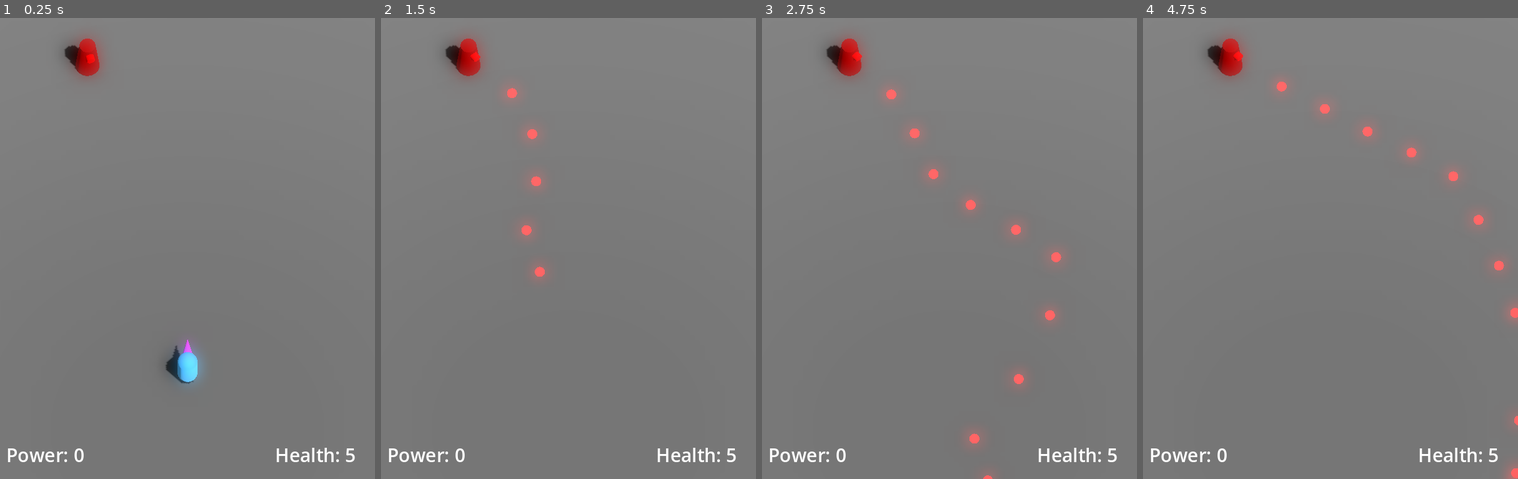
Above: before the commit, frames 1-4 (left to right).
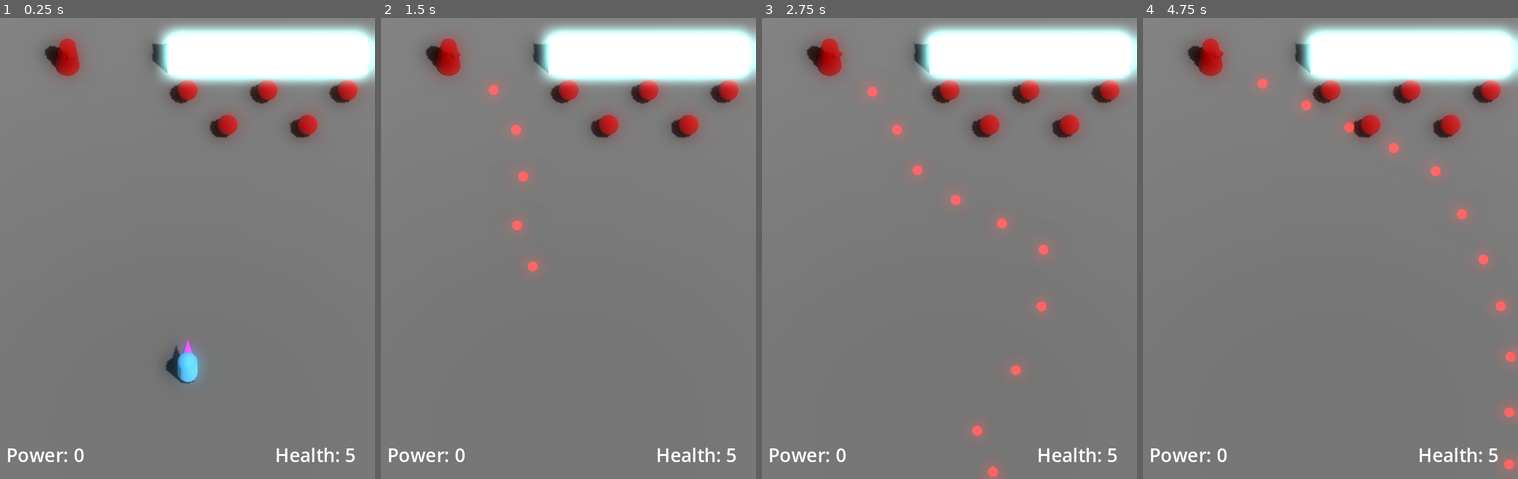
Above: after the commit, the same moments.

Repository: JackEvans24/bullet-absorb
Game: Godot game, scene res://scenes/main.tscn
Two runs of this game, one before a commit and one after it. Both use one fixed random seed, a clock stepped at 60 frames per second and the inputs below.
Inputs:
- Up to frame 1 (0.25 s): no input
- Up to frame 2 (1.5 s): hold Right (move_right) 0.53-1.28 s; hold J (fire) 0.53-1.28 s; hold Down (move_back) from 1.28 s (still down); tap K (absorb) at 1.35 s
- Up to frame 3 (2.75 s): tap J (fire) at 1.55 s; release Down (move_back) at 2.03 s; hold Right (move_right) from 2.03 s (still down); hold J (fire) from 2.03 s (still down)
- Up to frame 4 (4.75 s): release Right (move_right) at 2.78 s; release J (fire) at 2.78 s; hold Up (move_forward) 2.78-3.53 s; tap J (fire) at 2.85, 3.8, 4.35 s; hold K (absorb) 3.53-4.28 s; hold Left (move_left) from 3.53 s (still down)

The runs differ from the first frame. In frame 1, 9.8% of the frame differs, in the area x 11-100%, y 1-27%; in frame 2, 10%; in frame 3, 11%; in frame 4, 11%, in the area x 11-100%, y 1-100%.

Commit message:
feat: reparent turret to enemy type

Diff:
--- a/materials/turret_gun.tres
+++ /dev/null
@@ -1,8 +0,0 @@
-[gd_resource type="StandardMaterial3D" format=3 uid="uid://detsid8q81d1o"]
-
-[resource]
-albedo_color = Color(1, 0.07, 0.07, 1)
-metallic_specular = 0.0
-emission = Color(0.82, 0.082, 0.082, 1)
-emission_energy_multiplier = 4.0
-grow_amount = -1.055
--- a/prefabs/enemies/enemy.tscn
+++ b/prefabs/enemies/enemy.tscn
@@ -3,13 +3,13 @@
 [ext_resource type="Script" path="res://scripts/enemies/enemy.gd" id="1_wjmkf"]
 [ext_resource type="PackedScene" uid="uid://cjvpl2fcwu246" path="res://prefabs/hurt_particles.tscn" id="2_e8cc4"]
 [ext_resource type="Script" path="res://scripts/player/health.gd" id="2_pjhvc"]
-[ext_resource type="Material" uid="uid://jxq13s8vw71v" path="res://materials/turret_body.tres" id="3_akd7l"]
 [ext_resource type="Script" path="res://scripts/knockback.gd" id="4_0se3r"]
+[ext_resource type="Material" uid="uid://jxq13s8vw71v" path="res://materials/enemy_body.tres" id="5_d48ya"]
 
 [sub_resource type="SphereShape3D" id="SphereShape3D_64qd1"]
 
 [sub_resource type="SphereMesh" id="SphereMesh_jkita"]
-material = ExtResource("3_akd7l")
+material = ExtResource("5_d48ya")
 
 [sub_resource type="SphereShape3D" id="SphereShape3D_vhdor"]
 radius = 0.45
--- /dev/null
+++ b/prefabs/enemies/turret.tscn
@@ -0,0 +1,48 @@
+[gd_scene load_steps=8 format=3 uid="uid://wfijrpbc1nxm"]
+
+[ext_resource type="PackedScene" uid="uid://c3ytmjd7pe4pg" path="res://prefabs/enemies/enemy.tscn" id="1_rkpaq"]
+[ext_resource type="Script" path="res://scripts/enemies/turret.gd" id="2_2ldd0"]
+[ext_resource type="Material" uid="uid://jxq13s8vw71v" path="res://materials/enemy_body.tres" id="2_bqylj"]
+[ext_resource type="PackedScene" uid="uid://coogevjwgwbft" path="res://prefabs/bullets/default_enemy_bullet.tscn" id="3_cdiyw"]
+
+[sub_resource type="CylinderMesh" id="CylinderMesh_wys4c"]
+material = ExtResource("2_bqylj")
+top_radius = 0.4
+bottom_radius = 0.6
+
+[sub_resource type="CylinderMesh" id="CylinderMesh_uh4qt"]
+material = ExtResource("2_bqylj")
+top_radius = 0.2
+bottom_radius = 0.2
+height = 0.4
+
+[sub_resource type="CylinderShape3D" id="CylinderShape3D_0wps2"]
+radius = 0.6
+
+[node name="Turret" instance=ExtResource("1_rkpaq")]
+script = ExtResource("2_2ldd0")
+bullet_scene = ExtResource("3_cdiyw")
+
+[node name="Health" parent="." index="0"]
+starting_health = 1.0
+
+[node name="Knockback" parent="." index="1"]
+knockback_power = 0.0
+
+[node name="Body" parent="Pivot" index="0"]
+mesh = SubResource("CylinderMesh_wys4c")
+
+[node name="Gun" type="MeshInstance3D" parent="Pivot" index="1"]
+transform = Transform3D(1, 0, 0, 0, -4.37114e-08, -1, 0, 1, -4.37114e-08, 0, 0.8, -0.5)
+layers = 4
+mesh = SubResource("CylinderMesh_uh4qt")
+
+[node name="FirePoint" type="Node3D" parent="Pivot" index="2"]
+transform = Transform3D(1, 0, 0, 0, 1, 0, 0, 0, 1, 0, 0.8, -1)
+
+[node name="Collider" parent="." index="4"]
+shape = SubResource("CylinderShape3D_0wps2")
+
+[node name="FireTimer" type="Timer" parent="." index="5"]
+wait_time = 0.25
+autostart = true
--- a/prefabs/hurt_particles.tscn
+++ b/prefabs/hurt_particles.tscn
@@ -1,6 +1,6 @@
 [gd_scene load_steps=7 format=3 uid="uid://cjvpl2fcwu246"]
 
-[ext_resource type="Material" uid="uid://jxq13s8vw71v" path="res://materials/turret_body.tres" id="1_0jiqj"]
+[ext_resource type="Material" uid="uid://jxq13s8vw71v" path="res://materials/enemy_body.tres" id="1_yf8ed"]
 [ext_resource type="Script" path="res://scripts/hurt_particles.gd" id="2_kqr2q"]
 
 [sub_resource type="Curve" id="Curve_jenfi"]
@@ -18,7 +18,7 @@
 scale_curve = SubResource("CurveTexture_dceoy")
 
 [sub_resource type="SphereMesh" id="SphereMesh_fhla8"]
-material = ExtResource("1_0jiqj")
+material = ExtResource("1_yf8ed")
 radius = 0.1
 height = 0.2
 
--- a/prefabs/turret.tscn
+++ /dev/null
@@ -1,42 +0,0 @@
-[gd_scene load_steps=7 format=3 uid="uid://bj8n5y46nf5wq"]
-
-[ext_resource type="Script" path="res://scripts/turret.gd" id="1_scne1"]
-[ext_resource type="PackedScene" uid="uid://coogevjwgwbft" path="res://prefabs/bullets/default_enemy_bullet.tscn" id="2_1b4l3"]
-[ext_resource type="Material" uid="uid://jxq13s8vw71v" path="res://materials/turret_body.tres" id="2_lg5m1"]
-[ext_resource type="Material" uid="uid://detsid8q81d1o" path="res://materials/turret_gun.tres" id="3_72na1"]
-
-[sub_resource type="CylinderMesh" id="CylinderMesh_wys4c"]
-material = ExtResource("2_lg5m1")
-top_radius = 0.4
-bottom_radius = 0.6
-
-[sub_resource type="CylinderMesh" id="CylinderMesh_3e3gi"]
-material = ExtResource("3_72na1")
-top_radius = 0.2
-bottom_radius = 0.2
-height = 0.4
-
-[node name="Turret" type="Node3D"]
-script = ExtResource("1_scne1")
-bullet_scene = ExtResource("2_1b4l3")
-
-[node name="Pivot" type="Node3D" parent="."]
-
-[node name="Body" type="MeshInstance3D" parent="Pivot"]
-transform = Transform3D(1, 0, 0, 0, 1, 0, 0, 0, 1, 0, 1, 0)
-mesh = SubResource("CylinderMesh_wys4c")
-skeleton = NodePath("../..")
-
-[node name="Gun" type="MeshInstance3D" parent="Pivot"]
-transform = Transform3D(1, 0, 0, 0, -4.37114e-08, -1, 0, 1, -4.37114e-08, 0, 1.6, -0.5)
-layers = 4
-mesh = SubResource("CylinderMesh_3e3gi")
-
-[node name="FirePoint" type="Node3D" parent="Pivot"]
-transform = Transform3D(1, 0, 0, 0, 1, 0, 0, 0, 1, 0, 1.6, -1)
-
-[node name="FireTimer" type="Timer" parent="."]
-wait_time = 0.25
-autostart = true
-
-[connection signal="timeout" from="FireTimer" to="." method="_on_fire"]
--- a/scenes/main.tscn
+++ b/scenes/main.tscn
@@ -1,9 +1,11 @@
-[gd_scene load_steps=11 format=3 uid="uid://ccgpc6v5lruew"]
+[gd_scene load_steps=15 format=3 uid="uid://ccgpc6v5lruew"]
 
 [ext_resource type="PackedScene" uid="uid://c3tj0pdcum4wd" path="res://prefabs/player.tscn" id="1_e5x1h"]
 [ext_resource type="Script" path="res://scripts/main.gd" id="1_rtjol"]
+[ext_resource type="Material" uid="uid://cby3cclkw40gu" path="res://materials/power.tres" id="2_62g5s"]
 [ext_resource type="PackedScene" uid="uid://bhxrs6pph350t" path="res://scenes/hud.tscn" id="2_bqahq"]
-[ext_resource type="PackedScene" uid="uid://bj8n5y46nf5wq" path="res://prefabs/turret.tscn" id="3_5441h"]
+[ext_resource type="PackedScene" uid="uid://c3ytmjd7pe4pg" path="res://prefabs/enemies/enemy.tscn" id="5_4wclf"]
+[ext_resource type="PackedScene" uid="uid://wfijrpbc1nxm" path="res://prefabs/enemies/turret.tscn" id="6_nrrgo"]
 
 [sub_resource type="StandardMaterial3D" id="StandardMaterial3D_r1hrq"]
 metallic = 1.0
@@ -23,6 +25,13 @@
 fog_light_color = Color(0.380445, 0.623552, 0.298777, 1)
 fog_light_energy = 0.1
 fog_density = 0.001
+
+[sub_resource type="BoxShape3D" id="BoxShape3D_stcvn"]
+size = Vector3(10, 2, 1)
+
+[sub_resource type="BoxMesh" id="BoxMesh_ughhm"]
+material = ExtResource("2_62g5s")
+size = Vector3(10, 2, 1)
 
 [sub_resource type="StandardMaterial3D" id="StandardMaterial3D_85wj3"]
 albedo_color = Color(1, 0.583333, 0, 1)
@@ -56,6 +65,15 @@
 light_energy = 0.2
 shadow_enabled = true
 
+[node name="Wall" type="StaticBody3D" parent="World"]
+transform = Transform3D(1, 0, 0, 0, 1, 0, 0, 0, 1, 4, 1, -13)
+
+[node name="CollisionShape3D" type="CollisionShape3D" parent="World/Wall"]
+shape = SubResource("BoxShape3D_stcvn")
+
+[node name="MeshInstance3D" type="MeshInstance3D" parent="World/Wall"]
+mesh = SubResource("BoxMesh_ughhm")
+
 [node name="HUD" parent="." instance=ExtResource("2_bqahq")]
 
 [node name="Camera3D" type="Camera3D" parent="."]
@@ -87,5 +105,20 @@
 [node name="Player" parent="." instance=ExtResource("1_e5x1h")]
 transform = Transform3D(1, 0, 0, 0, 1, 0, 0, 0, 1, 0, 1, 5)
 
-[node name="Turret" parent="." instance=ExtResource("3_5441h")]
-transform = Transform3D(1, 0, 0, 0, 1, 0, 0, 0, 1, -5, 0, -13)
+[node name="Enemy2" parent="." instance=ExtResource("5_4wclf")]
+transform = Transform3D(1, 0, 0, 0, 1, 0, 0, 0, 1, 4, 1, -11)
+
+[node name="Enemy3" parent="." instance=ExtResource("5_4wclf")]
+transform = Transform3D(1, 0, 0, 0, 1, 0, 0, 0, 1, 2, 1, -9)
+
+[node name="Enemy4" parent="." instance=ExtResource("5_4wclf")]
+transform = Transform3D(1, 0, 0, 0, 1, 0, 0, 0, 1, 6, 1, -9)
+
+[node name="Enemy5" parent="." instance=ExtResource("5_4wclf")]
+transform = Transform3D(1, 0, 0, 0, 1, 0, 0, 0, 1, 8, 1, -11)
+
+[node name="Enemy6" parent="." instance=ExtResource("5_4wclf")]
+transform = Transform3D(1, 0, 0, 0, 1, 0, 0, 0, 1, 0, 1, -11)
+
+[node name="Turret" parent="." instance=ExtResource("6_nrrgo")]
+transform = Transform3D(1, 0, 0, 0, 1, 0, 0, 0, 1, -6, 1, -13)
--- a/scripts/turret.gd
+++ b/scripts/enemies/turret.gd
@@ -1,11 +1,17 @@
-extends Node3D
+class_name Turret
+extends Enemy
 
 @export var bullet_scene: PackedScene
 
-@onready var pivot: Node3D = $Pivot
+@onready var gun_mesh: MeshInstance3D = $Pivot/Gun
 @onready var fire_point: Node3D = $Pivot/FirePoint
+@onready var fire_timer: Timer = $FireTimer
 
 var _target: Node3D = null;
+
+func _ready():
+	super()
+	fire_timer.timeout.connect(_on_fire_timeout)
 
 func set_target(target: Node3D):
 	_target = target
@@ -19,10 +25,15 @@
 
 	pivot.look_at(target_position)
 
-func _on_fire():
+func _on_fire_timeout():
 	var bullet = bullet_scene.instantiate()
 
 	bullet.position = to_local(fire_point.global_position)
 	bullet.initialise(pivot.basis)
 
 	add_child(bullet)
+
+func die():
+	super()
+	gun_mesh.visible = false
+	fire_timer.stop()
--- a/scripts/main.gd
+++ b/scripts/main.gd
@@ -2,7 +2,7 @@
 
 @onready var hud: Hud = $HUD
 @onready var player: Player = $Player
-@onready var turret = $Turret
+@onready var turret: Turret = $Turret
 
 func _ready():
 	turret.set_target(player)
Renamed: materials/turret_body.tres -> materials/enemy_body.tres
